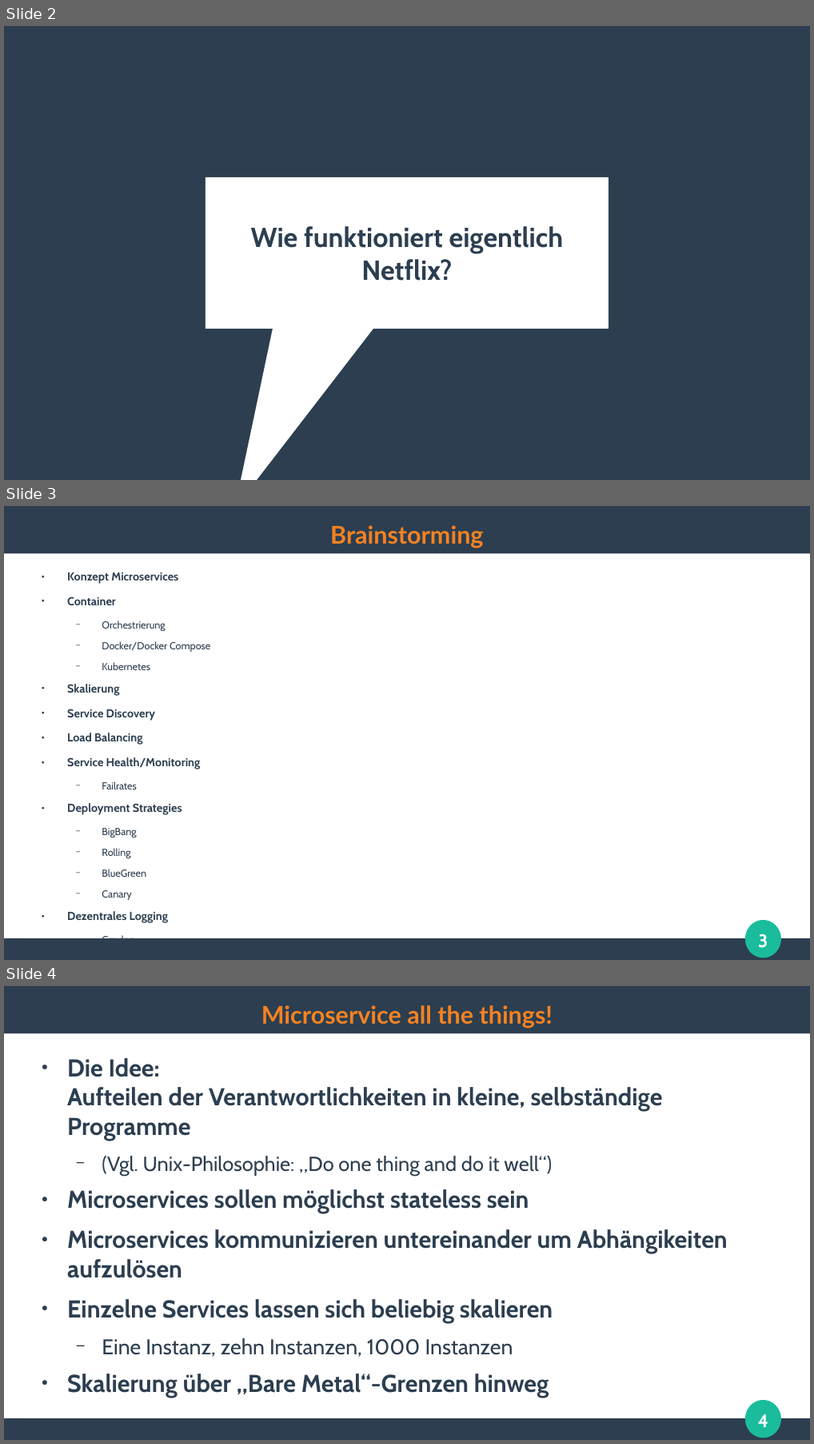
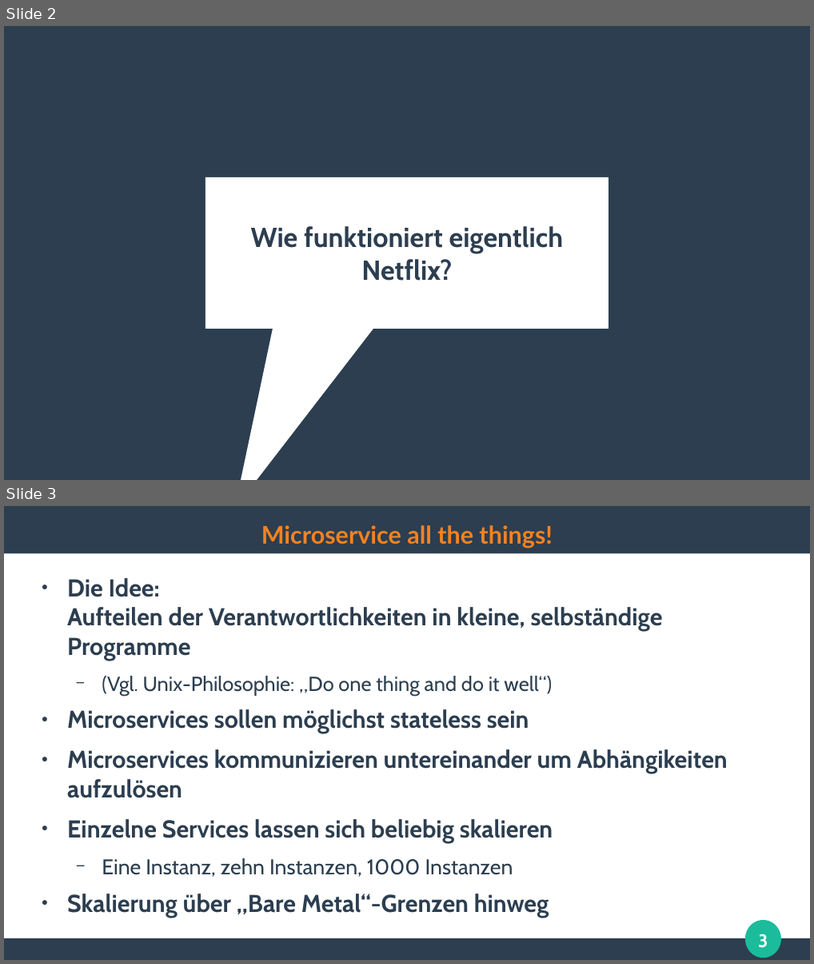
Before and after one commit to ghandmann/HS-AlbSig-WebAnwendungen2, a slide deck: Kapitel/10_Microservice_Architecture.odp. Shown one above the other, each under a label of ours: slides 2, 3 and 4 before the commit, slides 2 and 3 after it. The pictures are 814x1444 and 814x964 pixels, drawn with LibreOffice and Linux fonts; fonts in the diff are those of the drawing. Boxes give left, top, right and bottom in pixels: in the first picture for what was removed or moved away, otherwise in the second. Text is boxed around its words. In the diff, an @@ line names an element or a change of style, - is before the commit and + after.

```diff
--- a/Kapitel/10_Microservice_Architecture.odp
+++ b/Kapitel/10_Microservice_Architecture.odp
@@ slide 3 removed at <box>4,506,810,960</box>, background #FFFFFF; not listed: 3 template elements that a slide beside it also shows @@
@@ title removed at <box>330,525,483,548</box> @@
-Brainstorming
@@ text removed at <box>67,572,210,923</box> @@
-● Konzept Microservices
-● Container
-  − Orchestrierung
-  − Docker/Docker Compose
-  − Kubernetes
-● Skalierung
-● Service Discovery
-● Load Balancing
-● Service Health/Monitoring
-  − Failrates
-● Deployment Strategies
-  − BigBang
-  − Rolling
-  − BlueGreen
-  − Canary
-● Dezentrales Logging
-  − Graylog
@@ page number removed at <box>758,933,768,948</box> @@
-3
@@ what was slide 4 is now slide 3 @@
@@ page number at <box>758,933,768,948</box>: text changed @@
-4
+3
```
Also in this commit, not shown: 1 slide changed.
